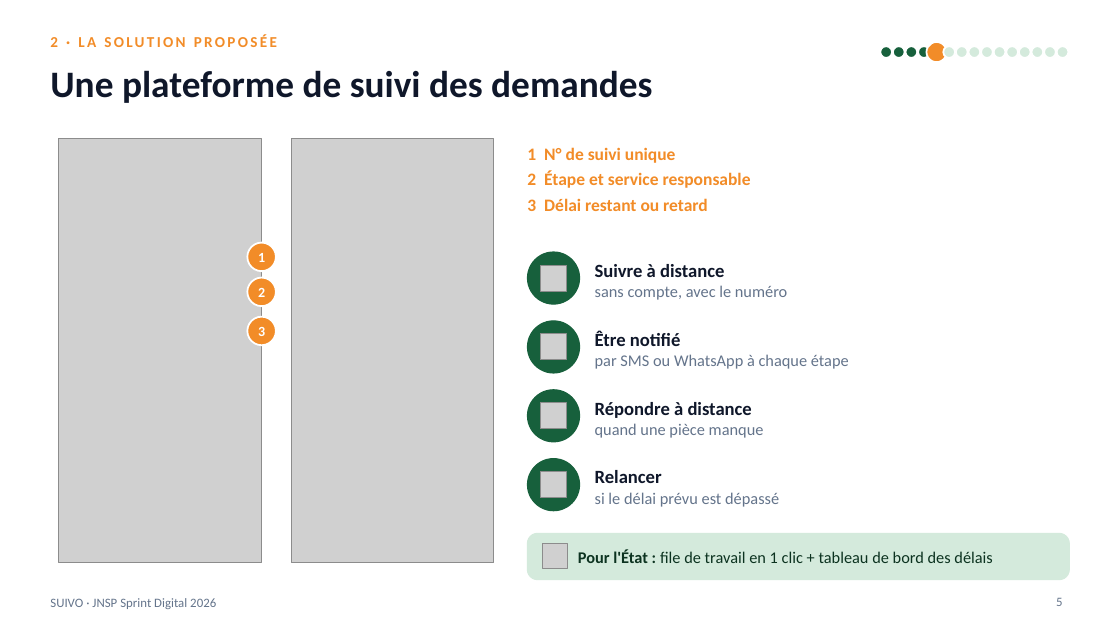
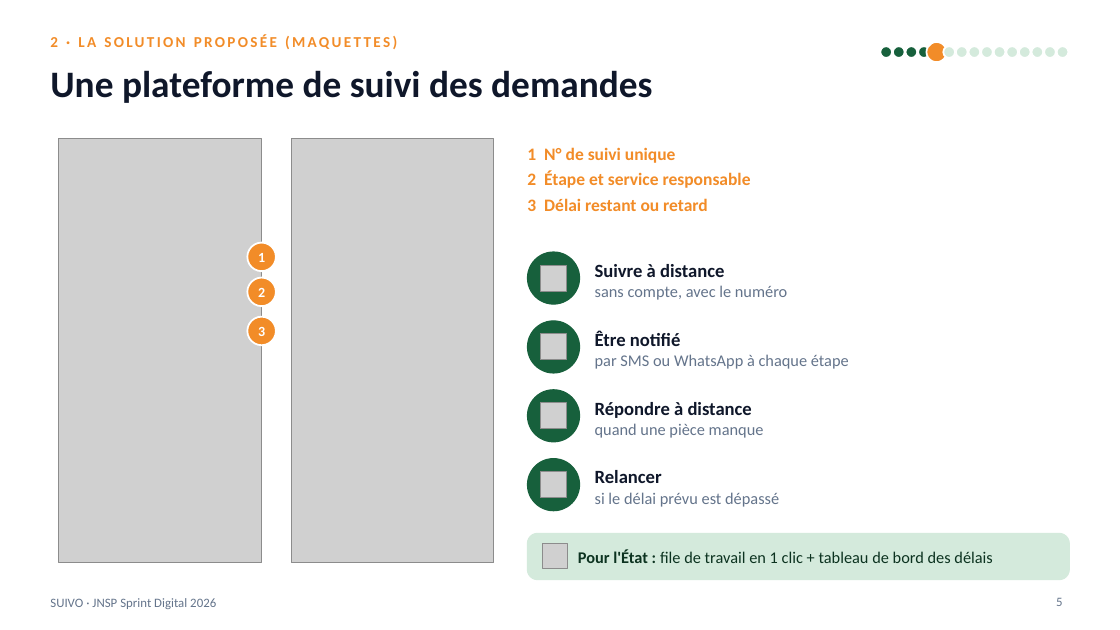
Before and after one commit to karl94/blog, a slide deck: slide 5 of jnsp-sprint-digital/08-pitch-deck/SUIVO-pitch-illustre.pptx. Drawn at 1120x630 pixels with LibreOffice and Linux fonts; fonts in the diff are those of the drawing; grey boxes stand for pictures. Boxes give left, top, right and bottom in pixels: in the first picture for what was removed or moved away, otherwise in the second. Text is boxed around its words. In the diff, an @@ line names an element or a change of style, - is before the commit and + after.

```diff
--- a/jnsp-sprint-digital/08-pitch-deck/SUIVO-pitch-illustre.pptx
+++ b/jnsp-sprint-digital/08-pitch-deck/SUIVO-pitch-illustre.pptx
@@ text at (50, 34, 397, 49): text changed @@
-2 · LA SOLUTION PROPOSÉE
+2 · LA SOLUTION PROPOSÉE (MAQUETTES)
```
Also in this commit, not shown: 4 other slides changed, 3 other files.
